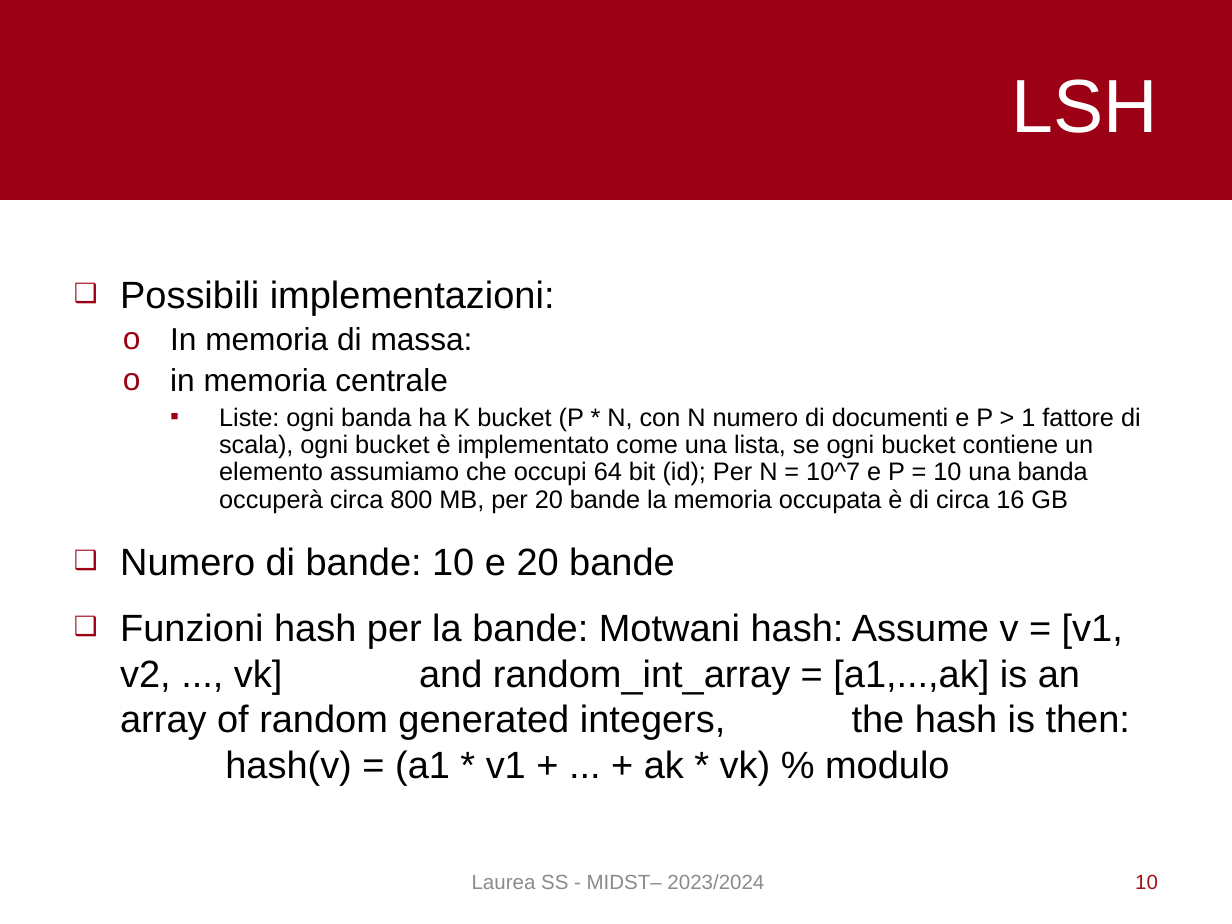
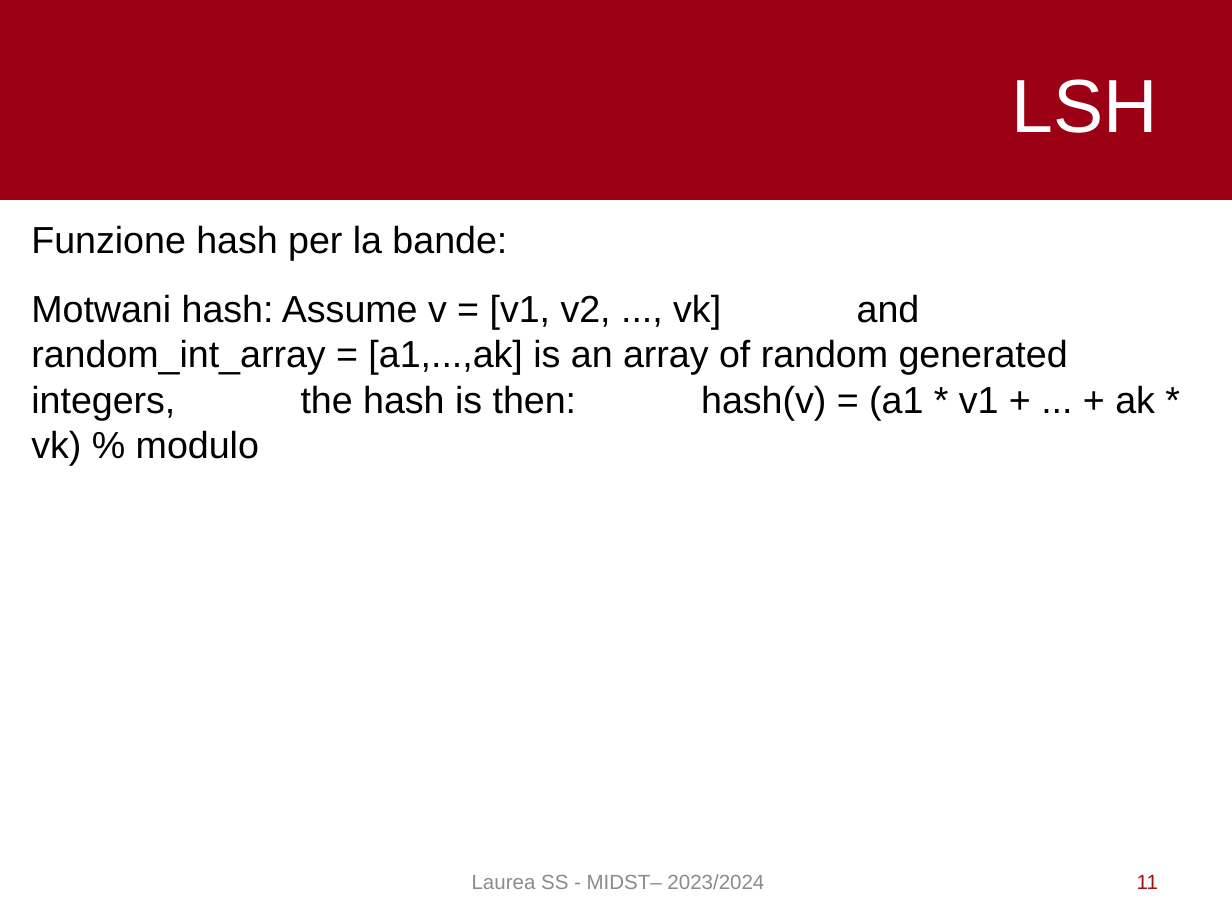
Before and after one commit to pietro-stangherlin/near_duplicate_doc_lsh, a slide deck: slide 11 of slides/ita/slides_ita.odp (slide 10 before the commit). Drawn at 1232x924 pixels with LibreOffice and Linux fonts; fonts in the diff are those of the drawing. Boxes give left, top, right and bottom in pixels: in the first picture for what was removed or moved away, otherwise in the second. Text is boxed around its words. In the diff, an @@ line names an element or a change of style, - is before the commit and + after.

Commit message:
added a bit on presentation

```diff
--- a/slides/ita/slides_ita.odp
+++ b/slides/ita/slides_ita.odp
@@ text at (x1=31, y1=225, x2=1155, y2=465): text changed; size 14.8 to 22 pt @@
-❑ Possibili implementazioni:
-  o In memoria di massa:
-  o in memoria centrale
-    ▪ Liste: ogni banda ha K bucket (P * N, con N numero di documenti e P > 1 fattore di scala), ogni bucket è implementato come una lista, se ogni bucket contiene un elemento assumiamo che occupi 64 bit (id); Per N = 10^7 e P = 10 una banda occuperà circa 800 MB, per 20 bande la memoria occupata è di circa 16 GB
-❑ Numero di bande: 10 e 20 bande
-❑ Funzioni hash per la bande: Motwani hash: Assume v = [v1, v2, ..., vk] and random_int_array = [a1,...,ak] is an array of random generated integers, the hash is then: hash(v) = (a1 * v1 + ... + ak * vk) % modulo
+Funzione hash per la bande:
+Motwani hash: Assume v = [v1, v2, ..., vk] and random_int_array = [a1,...,ak] is an array of random generated integers, the hash is then: hash(v) = (a1 * v1 + ... + ak * vk) % modulo
@@ page number at (x1=1137, y1=875, x2=1158, y2=889): text changed @@
-10
+11
```
Also in this commit, not shown: 5 other slides changed, 3 slides added, 1 other file.
